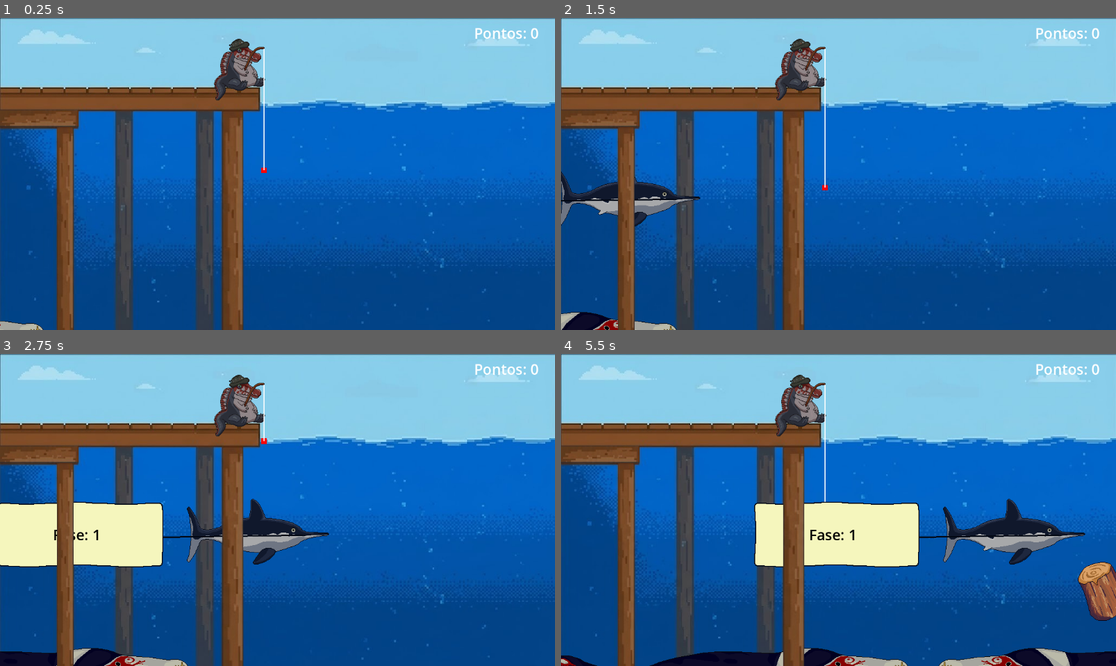
Above: before the commit, frames 1-4 (two rows, left to right).
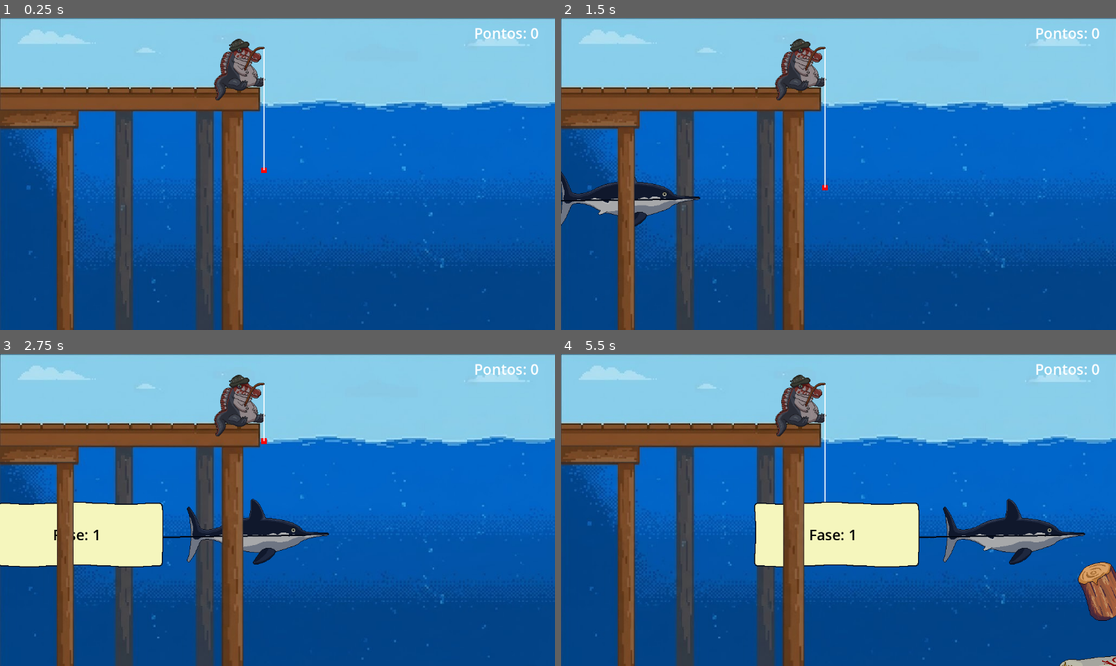
Above: after the commit, the same moments.

Repository: Kansbock/Spino-fish
Game: Godot game, scene res://cena.tscn
The game is run twice, just before and just after one commit, with the same random seed, the same clock (stepped at 60 frames per second) and the same inputs.
Inputs (mouse positions are in pixels of both pictures, inside the frame that each line leads up to):
- Up to frame 1 (0.25 s): no input
- Up to frame 2 (1.5 s): tap Enter at 0.5 s; move the mouse to (960, 158) at 0.52 s; click (960, 158) at 0.6 s; move the mouse to (727, 189) at 1.27 s; click (727, 189) at 1.35 s
- Up to frame 3 (2.75 s): move the mouse to (333, 441) at 2.02 s; click (333, 441) at 2.1 s
- Up to frame 4 (5.5 s): move the mouse to (810, 572) at 2.77 s; click (810, 572) at 2.85 s; move the mouse to (1005, 556) at 3.52 s; click (1005, 556) at 3.6 s; move the mouse to (672, 463) at 4.27 s; click (672, 463) at 4.35 s; move the mouse to (866, 510) at 5.02 s; click (866, 510) at 5.1 s

The runs differ from the first frame. In frame 1, 0.2% of the frame differs, in the area x 0-8%, y 97-100%; in frame 2, 0.7%; in frame 3, 1.2%; in frame 4, 3.0%, in the area x 0-100%, y 94-100%.

Commit message:
fix liopleurodon

Diff:
--- /dev/null
+++ b/Scripts/life.gd
@@ -0,0 +1,11 @@
+extends Node
+
+
+# Called when the node enters the scene tree for the first time.
+func _ready() -> void:
+	pass # Replace with function body.
+
+
+# Called every frame. 'delta' is the elapsed time since the previous frame.
+func _process(delta: float) -> void:
+	pass
--- a/Scripts/liopleurodon.gd
+++ b/Scripts/liopleurodon.gd
@@ -1,23 +1,34 @@
 extends CharacterBody2D
 
 @export var bottom_speed := 120.0
-@export var mid_speed := 200.0
+@export var mid_speed := 100.0
 @export var bottom_y_offset := 60.0
+
+# Novas variáveis para facilitar o ajuste das áreas de retorno no Inspector
+@export var area_1_height_multiplier := 0.6  # 50% da tela (Meio)
+@export var area_2_height_multiplier := 0.8 # 25% da tela (Mais para cima)
 
 var direction := 1
 var phase := 1
 var last_direction := 0
+var return_path := 0 # Variável para guardar a escolha aleatória
 
 func _ready():
 	_place_for_phase()
 
 func _place_for_phase():
 	var screen_size = get_viewport_rect().size
+
 	if phase == 1:
 		global_position.y = screen_size.y + bottom_y_offset
 		global_position.x = -300 if direction == 1 else screen_size.x + 300
 	else:
-		global_position.y = screen_size.y / 2.0
+		# Verifica qual caminho foi sorteado para definir a altura
+		if return_path == 0:
+			global_position.y = screen_size.y * area_1_height_multiplier
+		else:
+			global_position.y = screen_size.y * area_2_height_multiplier
+
 		global_position.x = -300 if direction == 1 else screen_size.x + 300
 
 func _physics_process(delta):
@@ -31,6 +42,10 @@
 		if global_position.x < -400 or global_position.x > screen_size.x + 400:
 			direction = -direction
 			phase = 2
+
+			# Sorteia um número entre 0 e 1 ANTES de rodar a função de reposição
+			return_path = randi() % 2
+
 			_place_for_phase()
 	else:
 		velocity.x = mid_speed * direction
@@ -40,5 +55,8 @@
 			queue_free()
 
 	if direction != last_direction:
-		scale.x = -direction
+		$Sprite2D.flip_h = (direction == 1) # Inverte o visual
+
+		# Inverte a posição (offset) da colisão no eixo X
+		$CollisionShape2D.position.x = -$CollisionShape2D.position.x
 		last_direction = direction
--- a/Scripts/spawner.gd
+++ b/Scripts/spawner.gd
@@ -78,21 +78,15 @@
 		else:
 			log.global_position = Vector2(screen_size.x + 50, y)
 			log.direction = -1
-	if random_int > 0 && random_int <= 100 :
+	if random_int > 0 && random_int <= 100: # Atenção a essa linha (veja a dica abaixo)
 		GameManager.fish += 1
 		var liopleurodon = liopleurodon_scene.instantiate()
+
+		# Define a direção antes de entrar na cena
+		liopleurodon.direction = 1 if direction == 1 else -1
+
+		# Adiciona na cena (ele vai se posicionar sozinho no fundo usando o próprio _ready)
 		get_tree().current_scene.add_child(liopleurodon)
-
-		var screen_size = get_viewport_rect().size
-
-		var y = randf_range(230, screen_size.y - 90)
-
-		if direction == 1:
-			liopleurodon.global_position = Vector2(-50, y)
-			liopleurodon.direction = 1
-		else:
-			liopleurodon.global_position = Vector2(screen_size.x + 50, y)
-			liopleurodon.direction = -1
 func spawn_level2():
 	var random_int = rng.randi_range(0, 100)
 	if random_int < 30 :
@@ -125,21 +119,15 @@
 		else:
 			salmon.global_position = Vector2(screen_size.x + 50, y)
 			salmon.direction = -1
-	if random_int > 65 && random_int <= 70 :
+	if random_int > 65 && random_int <= 70: # Atenção a essa linha (veja a dica abaixo)
 		GameManager.fish += 1
 		var liopleurodon = liopleurodon_scene.instantiate()
+
+		# Define a direção antes de entrar na cena
+		liopleurodon.direction = 1 if direction == 1 else -1
+
+		# Adiciona na cena (ele vai se posicionar sozinho no fundo usando o próprio _ready)
 		get_tree().current_scene.add_child(liopleurodon)
-
-		var screen_size = get_viewport_rect().size
-
-		var y = randf_range(230, screen_size.y - 90)
-
-		if direction == 1:
-			liopleurodon.global_position = Vector2(-50, y)
-			liopleurodon.direction = 1
-		else:
-			liopleurodon.global_position = Vector2(screen_size.x + 50, y)
-			liopleurodon.direction = -1
 	if random_int >= 30 && random_int <= 45 :
 		var log = object_scene.instantiate()
 		get_tree().current_scene.add_child(log)
--- a/cena.tscn
+++ b/cena.tscn
@@ -4,10 +4,9 @@
 [ext_resource type="Script" uid="uid://b8e0s187qumuf" path="res://Scripts/string.gd" id="1_mxkdn"]
 [ext_resource type="Texture2D" uid="uid://5bkp5v4urd0h" path="res://spinoSprite.png" id="3_w1627"]
 [ext_resource type="PackedScene" uid="uid://df2xccwsw504q" path="res://spawner.tscn" id="4_828d7"]
-[ext_resource type="PackedScene" uid="uid://djby53wveokm6" path="res://liopleurodon.tscn" id="8_liop"]
 [ext_resource type="PackedScene" uid="uid://bn6s4fu43f3nv" path="res://salmon.tscn" id="5_yan1i"]
 [ext_resource type="Texture2D" uid="uid://chqqdgateui57" path="res://background.jpeg" id="6_wjoo6"]
-[ext_resource type="Script" uid="uid://ksnxhf5n18yo" path="res://score.gd" id="7_w1627"]
+[ext_resource type="Script" uid="uid://ksnxhf5n18yo" path="res://Scripts/score.gd" id="7_w1627"]
 [ext_resource type="Texture2D" uid="uid://cditq6xnialpq" path="res://poste1.png" id="7_yan1i"]
 
 [sub_resource type="CanvasTexture" id="CanvasTexture_c3sxu"]
@@ -77,8 +76,6 @@
 label_settings = SubResource("LabelSettings_w1627")
 script = ExtResource("7_w1627")
 
-[node name="Liopleurodon" parent="." instance=ExtResource("8_liop")]
-
 [node name="Background" type="Sprite2D" parent="." unique_id=196174593]
 position = Vector2(576, 361.25003)
 scale = Vector2(1.125, 1.1186047)
--- a/coel.tscn
+++ b/coel.tscn
@@ -16,6 +16,7 @@
 texture = ExtResource("2_csjdy")
 
 [node name="CollisionShape2D" type="CollisionShape2D" parent="." unique_id=1177188361]
+visible = false
 position = Vector2(-53.000004, 3)
 rotation = 1.5641497
 shape = SubResource("CapsuleShape2D_1fwe2")
--- a/ichthy.tscn
+++ b/ichthy.tscn
@@ -2,7 +2,7 @@
 
 [ext_resource type="Script" uid="uid://dcaywgfauu6wf" path="res://Scripts/ichthy.gd" id="1_klw3u"]
 [ext_resource type="Texture2D" uid="uid://cjcyejtmglorp" path="res://bandeiraIctiossauroSprite.png" id="2_g3u4m"]
-[ext_resource type="Script" uid="uid://b3vuu3hljtll3" path="res://level.gd" id="3_cy4vo"]
+[ext_resource type="Script" uid="uid://b3vuu3hljtll3" path="res://Scripts/level.gd" id="3_cy4vo"]
 
 [sub_resource type="RectangleShape2D" id="RectangleShape2D_fgs1x"]
 
--- a/object.tscn
+++ b/object.tscn
@@ -1,6 +1,6 @@
 [gd_scene format=3 uid="uid://02qcqxcdfq10"]
 
-[ext_resource type="Script" uid="uid://x50mn0cm87os" path="res://objects.gd" id="1_tjhh0"]
+[ext_resource type="Script" uid="uid://x50mn0cm87os" path="res://Scripts/objects.gd" id="1_tjhh0"]
 [ext_resource type="Texture2D" uid="uid://bd5g38kpf601v" path="res://tocoSprite.png" id="2_hweuh"]
 [ext_resource type="Texture2D" uid="uid://b565pjy3mxdvr" path="res://toco2.png" id="3_0i3lm"]
 
Renamed: level.gd -> Scripts/level.gd
Renamed: level.gd.uid -> Scripts/level.gd.uid
Not shown, added: Scripts/life.gd.uid
Renamed: objects.gd -> Scripts/objects.gd
Renamed: objects.gd.uid -> Scripts/objects.gd.uid
Renamed: score.gd -> Scripts/score.gd
Renamed: score.gd.uid -> Scripts/score.gd.uid
